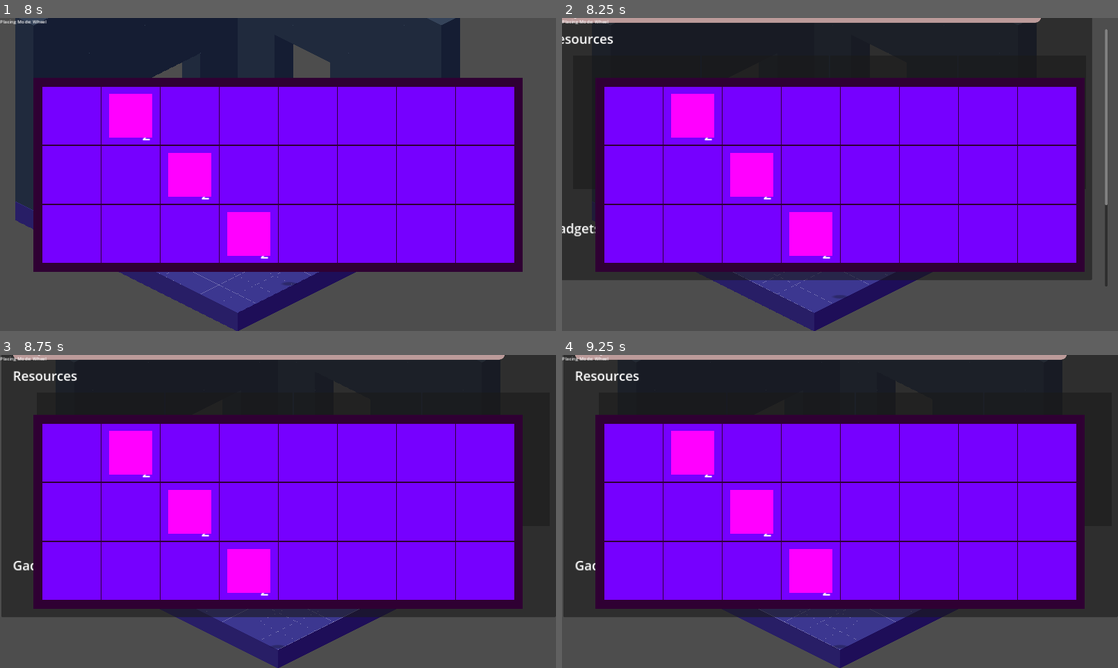
Above: before the commit, frames 1-4 (two rows, left to right).
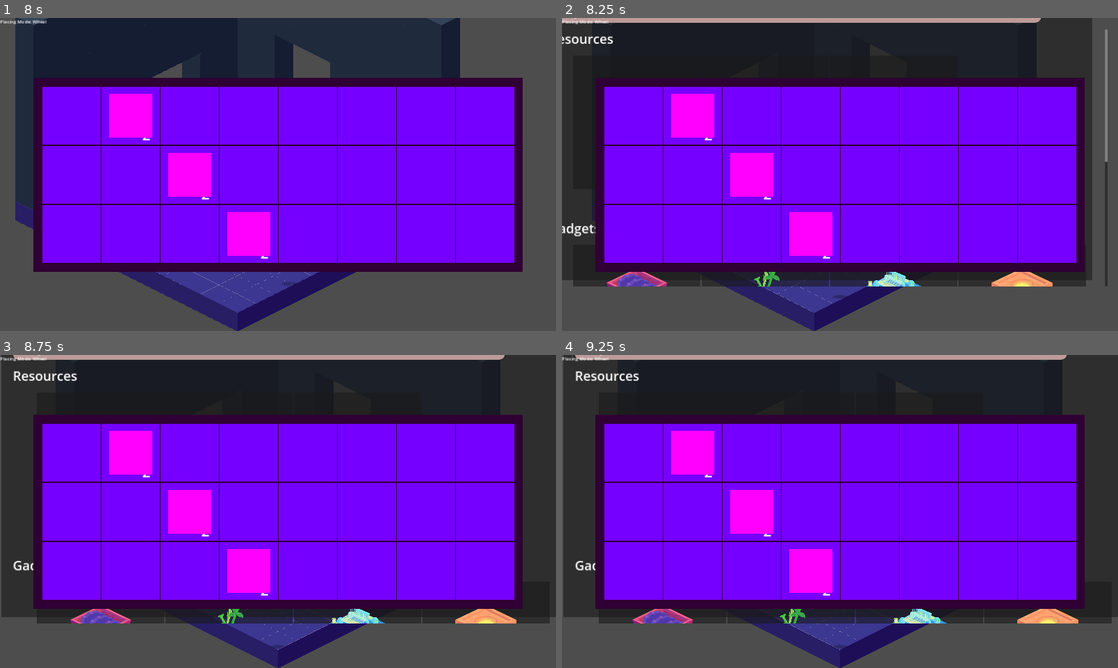
Above: after the commit, the same moments.

Repository: kaelynfmp/HearthLight
Game: Godot game, scene res://scenes/room.tscn
Same seed, same stepped clock (60 frames per second), same inputs: the game is played once before the commit and once after it.
Inputs (mouse positions are in pixels of both pictures, inside the frame that each line leads up to):
- Up to frame 1 (8 s): tap Enter (ui_accept) every 0.75 s from 0.5 to 4.25 s; drag from (305, 202) to (333, 105) at 0.52 s; drag from (55, 24) to (250, 237) at 1.27 s; move the mouse to (333, 105) at 2.02 s; hold D (move_right) 2.03-2.75 s; tap 1 (toggle_placing_mode) at 2.1 s; drag from (250, 237) to (111, 127) at 2.77 s; drag from (255, 230) to (305, 174) at 3.52 s; drag from (111, 127) to (194, 96) at 4.27 s; move the mouse to (305, 174) at 5.02 s; hold S (move_down) 5.03-5.75 s; hold Shift (modifier) 5.03-5.75 s; click (305, 174) at 5.17 s; tap E (inventory) at 5.65 s; drag from (294, 146) to (166, 190) at 5.77 s; drag from (72, 115) to (333, 105) at 6.52 s; drag from (127, 115) to (250, 237) at 7.27 s
- Up to frame 2 (8.25 s): move the mouse to (751, 115) at 8.02 s; hold S (move_down) from 8.03 s (still down); tap C (toggle_computer) at 8.1 s; click (751, 115) at 8.17 s
- Up to frame 3 (8.75 s): keep holding S (move_down)
- Up to frame 4 (9.25 s): release S (move_down) at 8.75 s; click (662, 458) at 8.77 s

Frame 1 is identical in both runs. In frame 2, 3.0% of the frame differs, in the area x 2-99%, y 45-86%; in frame 3, 2.9%; in frame 4, 2.9%.

Commit message:
Feat: gadgets in shop

Diff:
--- a/resources/emails/introemail.tres
+++ b/resources/emails/introemail.tres
@@ -5,13 +5,12 @@
 
 [resource]
 script = ExtResource("1_16060")
-sender = "The Sharks"
-subject = "Pay us back!!"
-contents = "1st email testing yuppp"
+sender = "Katheryn Elion"
+subject = "Goods?"
+contents = "hey, a little birdie told me that you've got yourself a cotton plant. any chance i could take some of that cotton off your hands? just grab it from the cotton plant and send it off in the drone. it'll know where to go, don't worry"
+category = "main"
 day = 1
 hour = 8
 minute = 0
-category = "main"
 is_read = false
 attached_order = ExtResource("1_sjloe")
-email_preview_line = 1
--- a/resources/emails/secondemail.tres
+++ b/resources/emails/secondemail.tres
@@ -4,12 +4,18 @@
 
 [resource]
 script = ExtResource("1_l8p6f")
-sender = "Testerson McTester"
-subject = "Hello... I am testing this email functionality"
-contents = "Hello good sir
-I am in need of"
+sender = "Ernest Hayden"
+subject = "I can never trust those damn corporations"
+contents = "Good day,
+
+I am sending you this correspondence because I am in need of a service, and due to previous experiences, I am deeply uncomfortable with relaying on those treacherous corporations. A little birdie told me of your services, and at this point I am more than willing to abide by personal recommendations of unlicensed artisans than to trust those dastardly corporations with any more of my samples.
+
+All I require is for you to process the minerals that I will be sending you. I would do it myself, but I have much better things to do with my time if I can avoid it. It is however a simple request, and one that I should have every confidence in you doing, though please excuse me for my wariness given my previous experiences with the utter incompetence of supposed \"professionals.\"
+
+Yours truly,
+Ernest Hayden "
+category = "orders"
 day = 1
 hour = 8
 minute = 0
-category = "orders"
 is_read = false
--- a/resources/gadgets/hand_grinder.tres
+++ b/resources/gadgets/hand_grinder.tres
@@ -4,8 +4,9 @@
 [ext_resource type="Script" path="res://scripts/resources/inventory.gd" id="2_3fj74"]
 [ext_resource type="Script" path="res://scripts/resources/slot.gd" id="3_e3h8r"]
 [ext_resource type="Script" path="res://scripts/resources/item.gd" id="4_ivpgi"]
-[ext_resource type="Resource" uid="uid://cq5l4dfcn3c5t" path="res://resources/items/rock.tres" id="5_815hu"]
+[ext_resource type="Resource" path="res://resources/items/rock.tres" id="5_815hu"]
 [ext_resource type="Script" path="res://scripts/resources/gadget.gd" id="5_ex550"]
+[ext_resource type="Resource" uid="uid://ch7j0e7itemyd" path="res://resources/items/hand_grinder_item.tres" id="6_j466b"]
 [ext_resource type="Texture2D" uid="uid://b40enkw3srx8o" path="res://resources/sprites/grinderPrimitive.png" id="6_m3fen"]
 
 [sub_resource type="Resource" id="Resource_joxtl"]
@@ -26,21 +27,13 @@
 script = ExtResource("2_3fj74")
 slots = Array[ExtResource("3_e3h8r")]([SubResource("Resource_joxtl"), SubResource("Resource_g6xec")])
 
-[sub_resource type="Resource" id="Resource_7ft7y"]
-script = ExtResource("4_ivpgi")
-texture = ExtResource("6_m3fen")
-name = "Hand Crank Grinder"
-description = "In an age of advanced biomechanical engineering and hyper-optimized fabrication, there's something to be said for using your own human muscles to process materials. Until your arm starts hurting, that is."
-max_stack = 100
-price = 0
-
 [resource]
 script = ExtResource("5_ex550")
 texture = ExtResource("6_m3fen")
 name = "Hand Crank Grinder"
 gadget_age = "Primitive"
 description = "In an age of advanced biomechanical engineering and hyper-optimized fabrication, there's something to be said for using your own human muscles to process materials. Until your arm starts hurting, that is."
-item = SubResource("Resource_7ft7y")
+item = ExtResource("6_j466b")
 inventory = SubResource("Resource_2faxo")
 produces = true
 inputs = 1
--- a/resources/gadgets/plant.tres
+++ b/resources/gadgets/plant.tres
@@ -5,9 +5,10 @@
 [ext_resource type="Script" path="res://scripts/resources/slot.gd" id="3_lt256"]
 [ext_resource type="Script" path="res://scripts/resources/item.gd" id="4_u6bql"]
 [ext_resource type="Script" path="res://scripts/resources/gadget.gd" id="5_441cp"]
-[ext_resource type="Resource" uid="uid://bjux8vbxnqlf8" path="res://resources/items/seed.tres" id="5_oeelc"]
-[ext_resource type="Resource" uid="uid://ksn672of5whf" path="res://resources/items/water.tres" id="6_yp1ak"]
+[ext_resource type="Resource" path="res://resources/items/seed.tres" id="5_oeelc"]
+[ext_resource type="Resource" path="res://resources/items/water.tres" id="6_yp1ak"]
 [ext_resource type="Texture2D" uid="uid://baooyamycki3w" path="res://resources/sprites/plantPrimitive.png" id="7_bjh1q"]
+[ext_resource type="Resource" uid="uid://boi6ceft7kv8i" path="res://resources/items/plant_item.tres" id="7_hfken"]
 
 [sub_resource type="Resource" id="Resource_6gsv3"]
 script = ExtResource("3_lt256")
@@ -34,21 +35,13 @@
 script = ExtResource("2_csb3v")
 slots = Array[ExtResource("3_lt256")]([SubResource("Resource_6gsv3"), SubResource("Resource_mnq6w"), SubResource("Resource_tnt5q")])
 
-[sub_resource type="Resource" id="Resource_p2117"]
-script = ExtResource("4_u6bql")
-texture = ExtResource("7_bjh1q")
-name = "Probably a Cotton Plant"
-description = "The seeds for these things come in unmarked plastic baggies. You're not gonna ask where they come from."
-max_stack = 100
-price = 0
-
 [resource]
 script = ExtResource("5_441cp")
 texture = ExtResource("7_bjh1q")
 name = "Probably a Cotton Plant"
 gadget_age = "Primitive"
 description = "The seeds for these things come in unmarked plastic baggies. You're not gonna ask where they come from."
-item = SubResource("Resource_p2117")
+item = ExtResource("7_hfken")
 inventory = SubResource("Resource_nd5xr")
 produces = true
 inputs = 2
--- a/resources/gadgets/sieve.tres
+++ b/resources/gadgets/sieve.tres
@@ -6,8 +6,9 @@
 [ext_resource type="Script" path="res://scripts/resources/item.gd" id="4_23boe"]
 [ext_resource type="Resource" uid="uid://cmrx5n40guwlg" path="res://resources/items/fabric.tres" id="5_073jg"]
 [ext_resource type="Script" path="res://scripts/resources/gadget.gd" id="5_eflns"]
-[ext_resource type="Resource" uid="uid://lxvyxcteq6eq" path="res://resources/items/dust.tres" id="6_ee0md"]
-[ext_resource type="Resource" uid="uid://ksn672of5whf" path="res://resources/items/water.tres" id="7_djx8y"]
+[ext_resource type="Resource" path="res://resources/items/dust.tres" id="6_ee0md"]
+[ext_resource type="Resource" path="res://resources/items/water.tres" id="7_djx8y"]
+[ext_resource type="Resource" uid="uid://c4j1nqqk75o65" path="res://resources/items/sieve_item.tres" id="8_6mq83"]
 [ext_resource type="Texture2D" uid="uid://ni5q0u43gvlx" path="res://resources/sprites/sievePrimitive.png" id="8_aq334"]
 
 [sub_resource type="Resource" id="Resource_0cyra"]
@@ -42,21 +43,13 @@
 script = ExtResource("2_ulwbv")
 slots = Array[ExtResource("3_q2vfb")]([SubResource("Resource_0cyra"), SubResource("Resource_tda3d"), SubResource("Resource_msd4d"), SubResource("Resource_peunc")])
 
-[sub_resource type="Resource" id="Resource_lb38k"]
-script = ExtResource("4_23boe")
-texture = ExtResource("8_aq334")
-name = "Sieve"
-description = "You never thought you'd see one of these. This one probably belongs in a museum it's so old, but it'll get the job done."
-max_stack = 100
-price = 0
-
 [resource]
 script = ExtResource("5_eflns")
 texture = ExtResource("8_aq334")
 name = "Sieve"
 gadget_age = "Primitive"
 description = "You never thought you'd see one of these. This one probably belongs in a museum it's so old, but it'll get the job done."
-item = SubResource("Resource_lb38k")
+item = ExtResource("8_6mq83")
 inventory = SubResource("Resource_xngkc")
 produces = false
 inputs = 3
--- a/resources/gadgets/wheel.tres
+++ b/resources/gadgets/wheel.tres
@@ -5,6 +5,7 @@
 [ext_resource type="Script" path="res://scripts/resources/slot.gd" id="2_myy7m"]
 [ext_resource type="Script" path="res://scripts/resources/item.gd" id="3_cf36v"]
 [ext_resource type="Texture2D" uid="uid://djy1gmqklb5bc" path="res://resources/sprites/loomPrimitive.png" id="5_7nj8d"]
+[ext_resource type="Resource" uid="uid://bxvkh5cogrjq1" path="res://resources/items/wheel_item.tres" id="5_a3xdn"]
 [ext_resource type="Resource" uid="uid://c82decsqfayei" path="res://resources/items/cotton.tres" id="5_xfrvj"]
 
 [sub_resource type="Resource" id="Resource_mns7h"]
@@ -25,21 +26,13 @@
 script = ExtResource("1_8iuif")
 slots = Array[ExtResource("2_myy7m")]([SubResource("Resource_mns7h"), SubResource("Resource_7k3h2")])
 
-[sub_resource type="Resource" id="Resource_sgo1y"]
-script = ExtResource("3_cf36v")
-texture = ExtResource("5_7nj8d")
-name = "Spinning Wheel"
-description = "An old antique that most would consider useless. Knowledge on how to use it is all but lost to most people, but you managed to find an esoteric video guide with pulsating electronic music that explained how to use it."
-max_stack = 100
-price = 0
-
 [resource]
 script = ExtResource("1_s808j")
 texture = ExtResource("5_7nj8d")
 name = "Spinning Wheel"
 gadget_age = "Primitive"
 description = "An old antique that most would consider useless. Knowledge on how to use it is all but lost to most people, but you managed to find an esoteric video guide with pulsating electronic music that explained how to use it."
-item = SubResource("Resource_sgo1y")
+item = ExtResource("5_a3xdn")
 inventory = SubResource("Resource_btxp5")
 produces = true
 inputs = 1
--- a/resources/gadgets/wood_stove.tres
+++ b/resources/gadgets/wood_stove.tres
@@ -4,8 +4,9 @@
 [ext_resource type="Script" path="res://scripts/resources/inventory.gd" id="2_86a58"]
 [ext_resource type="Script" path="res://scripts/resources/slot.gd" id="3_8uasy"]
 [ext_resource type="Script" path="res://scripts/resources/item.gd" id="4_71v7c"]
-[ext_resource type="Resource" uid="uid://gw88mo33lg1c" path="res://resources/items/ore.tres" id="5_b8tdd"]
+[ext_resource type="Resource" path="res://resources/items/ore.tres" id="5_b8tdd"]
 [ext_resource type="Script" path="res://scripts/resources/gadget.gd" id="5_eo3nv"]
+[ext_resource type="Resource" uid="uid://78mthu5eab7r" path="res://resources/items/wood_stove_item.tres" id="6_4gh03"]
 [ext_resource type="AudioStream" uid="uid://bmokqajud42do" path="res://resources/audio/Gadgets/Wood Stove Stop.mp3" id="6_5axel"]
 [ext_resource type="Texture2D" uid="uid://dvqlsoydwm5ek" path="res://resources/sprites/stovePrimitive.png" id="6_h4er4"]
 
@@ -27,21 +28,13 @@
 script = ExtResource("2_86a58")
 slots = Array[ExtResource("3_8uasy")]([SubResource("Resource_ggt87"), SubResource("Resource_cqwqe")])
 
-[sub_resource type="Resource" id="Resource_3ujm2"]
-script = ExtResource("4_71v7c")
-texture = ExtResource("6_h4er4")
-name = "Wood Stove"
-description = "This thing would be a fire hazard if buildings were made of flammable materials. It's a good thing that hasn't been the case for decades."
-max_stack = 100
-price = 0
-
 [resource]
 script = ExtResource("5_eo3nv")
 texture = ExtResource("6_h4er4")
 name = "Wood Stove"
 gadget_age = "Primitive"
 description = "This thing would be a fire hazard if buildings were made of flammable materials. It's a good thing that hasn't been the case for decades."
-item = SubResource("Resource_3ujm2")
+item = ExtResource("6_4gh03")
 inventory = SubResource("Resource_abta4")
 produces = true
 inputs = 1
--- /dev/null
+++ b/resources/items/hand_grinder_item.tres
@@ -0,0 +1,12 @@
+[gd_resource type="Resource" script_class="Item" load_steps=3 format=3 uid="uid://ch7j0e7itemyd"]
+
+[ext_resource type="Script" path="res://scripts/resources/item.gd" id="1_wadpm"]
+[ext_resource type="Texture2D" uid="uid://b40enkw3srx8o" path="res://resources/sprites/grinderPrimitive.png" id="2_nym8e"]
+
+[resource]
+script = ExtResource("1_wadpm")
+texture = ExtResource("2_nym8e")
+name = "Hand Crank Grinder"
+description = "In an age of advanced biomechanical engineering and hyper-optimized fabrication, there's something to be said for using your own human muscles to process materials. Until your arm starts hurting, that is."
+max_stack = 100
+price = 0
--- /dev/null
+++ b/resources/items/plant_item.tres
@@ -0,0 +1,12 @@
+[gd_resource type="Resource" script_class="Item" load_steps=3 format=3 uid="uid://boi6ceft7kv8i"]
+
+[ext_resource type="Script" path="res://scripts/resources/item.gd" id="1_ctwxj"]
+[ext_resource type="Texture2D" uid="uid://baooyamycki3w" path="res://resources/sprites/plantPrimitive.png" id="2_b86dk"]
+
+[resource]
+script = ExtResource("1_ctwxj")
+texture = ExtResource("2_b86dk")
+name = "Probably a Cotton Plant"
+description = "The seeds for these things come in unmarked plastic baggies. You're not gonna ask where they come from."
+max_stack = 100
+price = 0
--- /dev/null
+++ b/resources/items/sieve_item.tres
@@ -0,0 +1,12 @@
+[gd_resource type="Resource" script_class="Item" load_steps=3 format=3 uid="uid://c4j1nqqk75o65"]
+
+[ext_resource type="Script" path="res://scripts/resources/item.gd" id="1_vcst1"]
+[ext_resource type="Texture2D" uid="uid://ni5q0u43gvlx" path="res://resources/sprites/sievePrimitive.png" id="2_pol31"]
+
+[resource]
+script = ExtResource("1_vcst1")
+texture = ExtResource("2_pol31")
+name = "Sieve"
+description = "You never thought you'd see one of these. This one probably belongs in a museum it's so old, but it'll get the job done."
+max_stack = 100
+price = 0
--- /dev/null
+++ b/resources/items/wheel_item.tres
@@ -0,0 +1,12 @@
+[gd_resource type="Resource" script_class="Item" load_steps=3 format=3 uid="uid://bxvkh5cogrjq1"]
+
+[ext_resource type="Script" path="res://scripts/resources/item.gd" id="1_dn8qd"]
+[ext_resource type="Texture2D" uid="uid://djy1gmqklb5bc" path="res://resources/sprites/loomPrimitive.png" id="2_ku8wd"]
+
+[resource]
+script = ExtResource("1_dn8qd")
+texture = ExtResource("2_ku8wd")
+name = "Spinning Wheel"
+description = "An old antique that most would consider useless. Knowledge on how to use it is all but lost to most people, but you managed to find an esoteric video guide with pulsating electronic music that explained how to use it."
+max_stack = 100
+price = 0
--- /dev/null
+++ b/resources/items/wood_stove_item.tres
@@ -0,0 +1,12 @@
+[gd_resource type="Resource" script_class="Item" load_steps=3 format=3 uid="uid://78mthu5eab7r"]
+
+[ext_resource type="Script" path="res://scripts/resources/item.gd" id="1_g86lm"]
+[ext_resource type="Texture2D" uid="uid://dvqlsoydwm5ek" path="res://resources/sprites/stovePrimitive.png" id="2_lmnhr"]
+
+[resource]
+script = ExtResource("1_g86lm")
+texture = ExtResource("2_lmnhr")
+name = "Wood Stove"
+description = "This thing would be a fire hazard if buildings were made of flammable materials. It's a good thing that hasn't been the case for decades."
+max_stack = 100
+price = 0
--- a/resources/orders/order1.tres
+++ b/resources/orders/order1.tres
@@ -1,12 +1,14 @@
-[gd_resource type="Resource" script_class="Order" load_steps=3 format=3 uid="uid://hqegir1wr6ur"]
+[gd_resource type="Resource" script_class="Order" load_steps=4 format=3 uid="uid://hqegir1wr6ur"]
 
 [ext_resource type="Script" path="res://scripts/resources/order.gd" id="1_gipnw"]
 [ext_resource type="Resource" uid="uid://c82decsqfayei" path="res://resources/items/cotton.tres" id="1_yrjei"]
+[ext_resource type="Resource" uid="uid://ch7j0e7itemyd" path="res://resources/items/hand_grinder_item.tres" id="2_v48g1"]
 
 [resource]
 script = ExtResource("1_gipnw")
 order_id = 1
 required_items = Array[Resource]([ExtResource("1_yrjei")])
-required_quantities = Array[int]([1])
-rewards = Array[Resource]([])
-rewards_quantities = Array[Resource]([])
+required_quantities = Array[int]([2])
+currency_reward = 0
+rewards = Array[Resource]([ExtResource("2_v48g1")])
+rewards_quantities = Array[int]([1])
--- /dev/null
+++ b/resources/orders/order2.tres
@@ -0,0 +1,14 @@
+[gd_resource type="Resource" script_class="Order" load_steps=4 format=3 uid="uid://bcfd6273tpfmn"]
+
+[ext_resource type="Resource" uid="uid://c82decsqfayei" path="res://resources/items/cotton.tres" id="1_wl2t7"]
+[ext_resource type="Resource" uid="uid://ch7j0e7itemyd" path="res://resources/items/hand_grinder_item.tres" id="2_74stu"]
+[ext_resource type="Script" path="res://scripts/resources/order.gd" id="3_7pfdn"]
+
+[resource]
+script = ExtResource("3_7pfdn")
+order_id = 1
+required_items = Array[Resource]([ExtResource("1_wl2t7")])
+required_quantities = Array[int]([2])
+currency_reward = 0
+rewards = Array[Resource]([ExtResource("2_74stu")])
+rewards_quantities = Array[int]([1])
--- a/scenes/Computer Scenes/buyable_item.tscn
+++ b/scenes/Computer Scenes/buyable_item.tscn
@@ -39,6 +39,8 @@
 grow_horizontal = 2
 grow_vertical = 2
 texture = ExtResource("1_3hqlb")
+expand_mode = 1
+stretch_mode = 5
 
 [node name="Name" type="Label" parent="Image"]
 layout_mode = 1
--- a/scenes/Computer Scenes/email_manager.gd
+++ b/scenes/Computer Scenes/email_manager.gd
@@ -143,6 +143,7 @@
 func order_accept(email: Email):
 	var order = email.attached_order
 	OrderManager.accept_order(order)
+	OrderManager.give_player_starting_items(order)
 	print("Accepted order")
 	# TODO: possibly move to "in progress"
 	change_email_category(email, "orders")
--- a/scenes/Computer Scenes/shop_category.gd
+++ b/scenes/Computer Scenes/shop_category.gd
@@ -2,7 +2,7 @@
 @export var selected_category: String
 @export var category_label: Label
 @export var items: Array = []
-var base_resources: Array = ["seed", "water", "rock", "cotton"]
+var base_resources: Array = ["seed", "water", "rock"]
 var gadget_show: Array = ["hand_grinder_item", "plant_item", "sieve_item","wheel_item", "wood_stove_item"]
 var shop_dict = GameManager.shop_dict
 var folder : String
--- a/scenes/Computer Scenes/shop_category.tscn
+++ b/scenes/Computer Scenes/shop_category.tscn
@@ -4,7 +4,7 @@
 [ext_resource type="PackedScene" uid="uid://bchsomrab1tv0" path="res://scenes/Computer Scenes/buyable_item.tscn" id="1_slib6"]
 
 [node name="Category Label" type="Label" node_paths=PackedStringArray("category_label", "item_container")]
-custom_minimum_size = Vector2(1920, 650)
+custom_minimum_size = Vector2(1920, 1080)
 offset_top = 5.0
 offset_right = 500.0
 offset_bottom = 68.0
--- a/scenes/Computer Scenes/shop_manager.gd
+++ b/scenes/Computer Scenes/shop_manager.gd
@@ -45,6 +45,8 @@
 	for category_name in shop_dict.keys():
 		var shop_category = shop_category_scene.instantiate()
 		shop_category.set_category(category_name)
+		if category_name == "resources":
+			shop_category.custom_minimum_size = Vector2(1920,650)
 		#inbox_button.text = category.capitalize()
 		#inbox_button.pressed.connect(func(): display_category_emails(category))
 		categories_list_container.add_child(shop_category)
--- a/scripts/order_manager.gd
+++ b/scripts/order_manager.gd
@@ -48,6 +48,7 @@
 
 	# if false:
 	return false
+
 func check_fulfillment_ability(order: Order) -> bool:
 	var fulfilled_items = []
 	for i in range(len(order.required_items)):
@@ -72,7 +73,13 @@
 		var item = order.rewards[i]
 		var qty = order.rewards_quantities[i]
 		GameManager.add_currency(order.currency_reward)
-		inventory.insert(item, qty) #TODO: verify
+		inventory.insert(item, qty)
+
+func give_player_starting_items(order: Order):
+	for i in range(0,len(order.rewards)):
+		var item = order.given_items[i]
+		var qty = order.given_quantities[i]
+		inventory.insert(item, qty)
 
 
 # Called every frame. 'delta' is the elapsed time since the previous frame.
--- a/scripts/resources/order.gd
+++ b/scripts/resources/order.gd
@@ -7,13 +7,17 @@
 var is_completed: bool = false
 var is_accepted: bool = false
 var responded: bool = false
+@export var given_items: Array[Resource] = []
+@export var given_quantities: Array[int] = []
 
 @export_category("Order Requirements")
 @export var required_items: Array[Resource] = []
 @export var required_quantities: Array[int] = []
+
+@export_category("Order Rewards")
 @export var currency_reward = 0
 @export var rewards: Array[Resource] = []
-@export var rewards_quantities: Array[Resource] = []
+@export var rewards_quantities: Array[int] = []
 
 # should ensure that the array size matches up sometime in the future
 
Not shown, changed: addons/recipe_tree/recipe_tree_properties.tres
Not shown: 1 places in resources/recipes/cotton_recipe.tres that only renumber resources
Not shown: 1 places in resources/recipes/dust_recipe.tres that only renumber resources
Not shown: 1 places in resources/recipes/ingot_recipe.tres that only renumber resources
Not shown: 1 places in resources/recipes/ore_recipe.tres that only renumber resources
